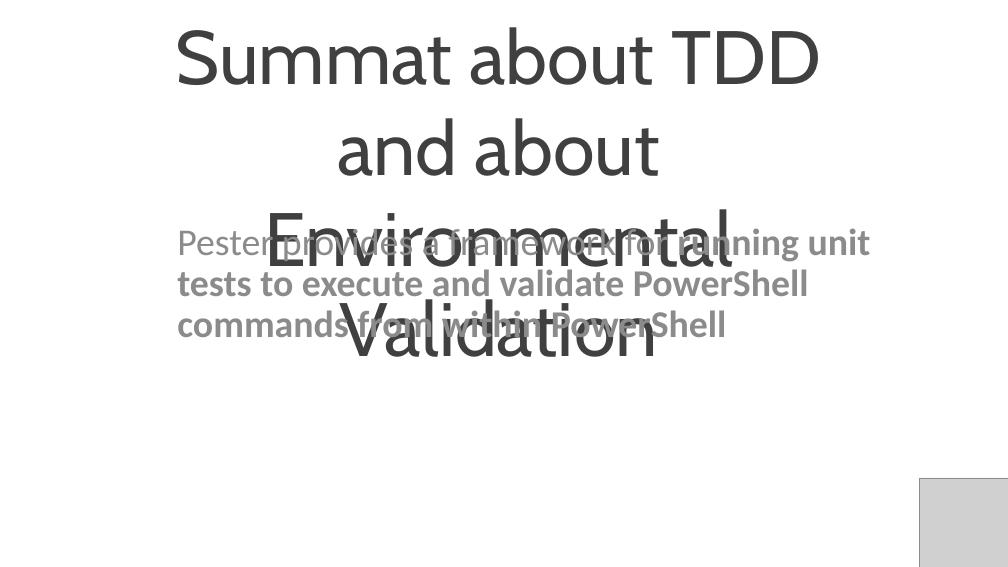
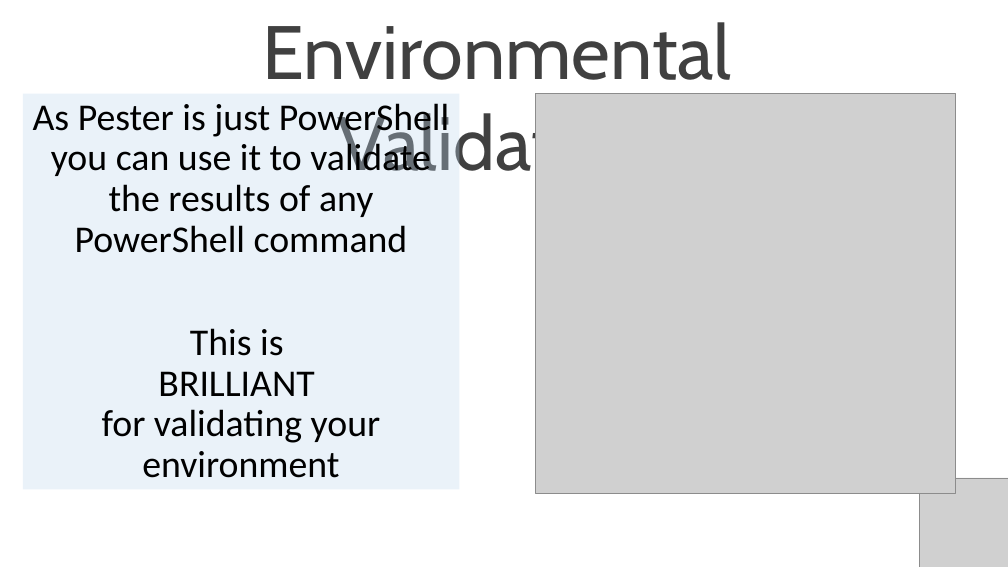
Before and after one commit to SQLDBAWithABeard/Presentations, a slide deck: slide 6 of TUGAIT 2017 - Pester/TUGAIT 2017 - Introduction to Pester.pptx. Drawn at 1008x567 pixels with LibreOffice and Linux fonts; fonts in the diff are those of the drawing; grey boxes stand for pictures; background and template pictures are left out. Boxes give left, top, right and bottom in pixels: in the first picture for what was removed or moved away, otherwise in the second. Text is boxed around its words. In the diff, an @@ line names an element or a change of style, - is before the commit and + after.

```diff
--- a/TUGAIT 2017 - Pester/TUGAIT 2017 - Introduction to Pester.pptx
+++ b/TUGAIT 2017 - Pester/TUGAIT 2017 - Introduction to Pester.pptx
@@ text at bbox=[263, 22, 732, 186]: text changed @@
-Summat about TDD and about Environmental Validation
+Environmental Validation
@@ rectangle added at bbox=[23, 94, 459, 489], fill #BDD7EE at 31% opacity, 36 pt, text #000000 @@
+As Pester is just PowerShell you can use it to validate the results of any PowerShell command
+This is
+BRILLIANT
+for validating your environment
@@ picture added at bbox=[535, 94, 956, 493] @@
@@ text removed at bbox=[177, 223, 871, 346] @@
-Pester provides a framework for running unit tests to execute and validate PowerShell commands from within PowerShell
```
Also in this commit, not shown: 3 other slides changed.
